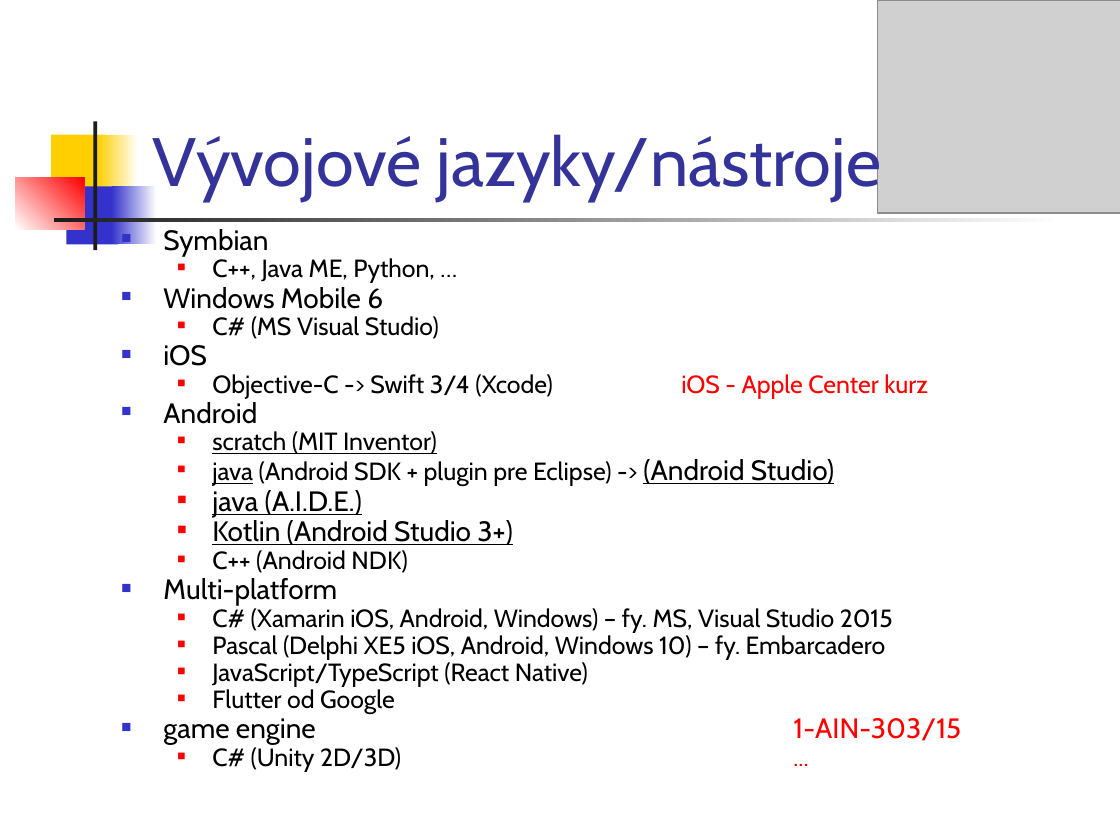
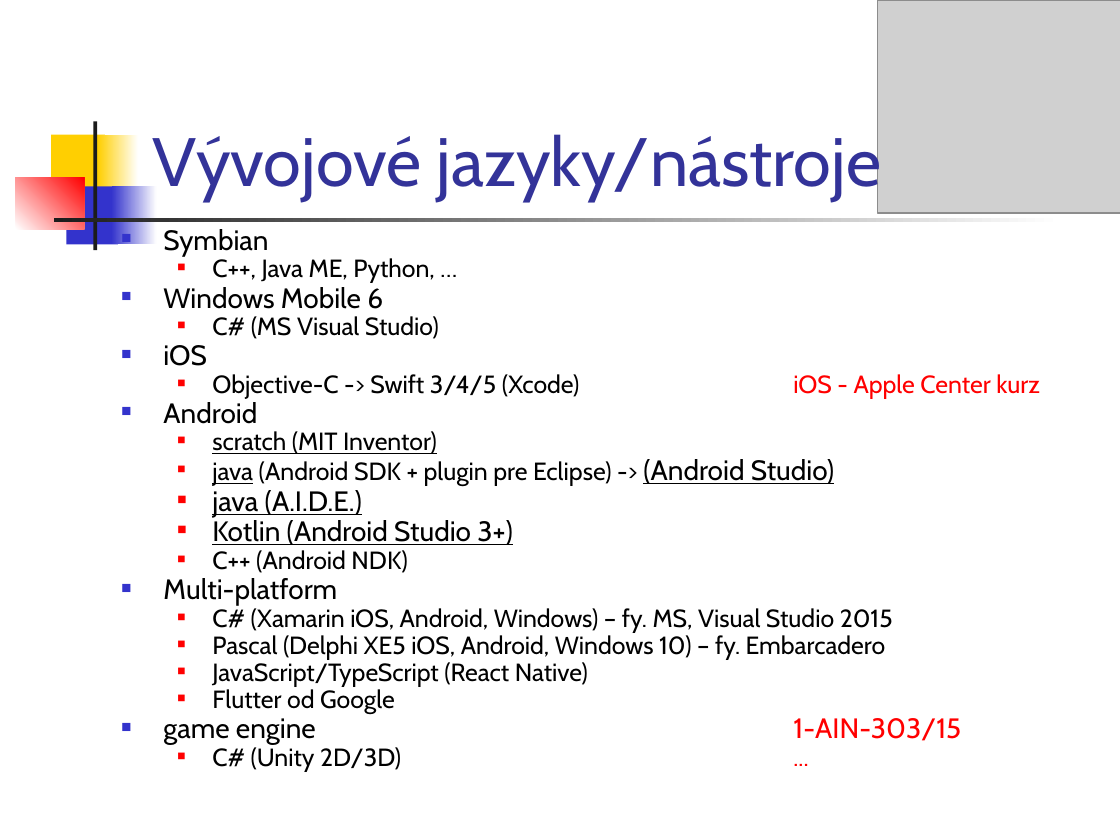
Before and after one commit to vmandro/Prednasky, a slide deck: slide 4 of 01/01_Uvod.ppt. Drawn at 1120x840 pixels with LibreOffice and Linux fonts; fonts in the diff are those of the drawing; grey boxes stand for pictures. Boxes give left, top, right and bottom in pixels: in the first picture for what was removed or moved away, otherwise in the second. Text is boxed around its words. In the diff, an @@ line names an element or a change of style, - is before the commit and + after.

```diff
--- a/01/01_Uvod.ppt
+++ b/01/01_Uvod.ppt
@@ text at [212, 374, 1040, 398]: text changed @@
-  ■ Objective-C -> Swift 3/4 (Xcode) iOS - Apple Center kurz
+  ■ Objective-C -> Swift 3/4/5 (Xcode) iOS - Apple Center kurz
```
Also in this commit, not shown: 2 other slides changed, 3 slides added, 5 other files.
